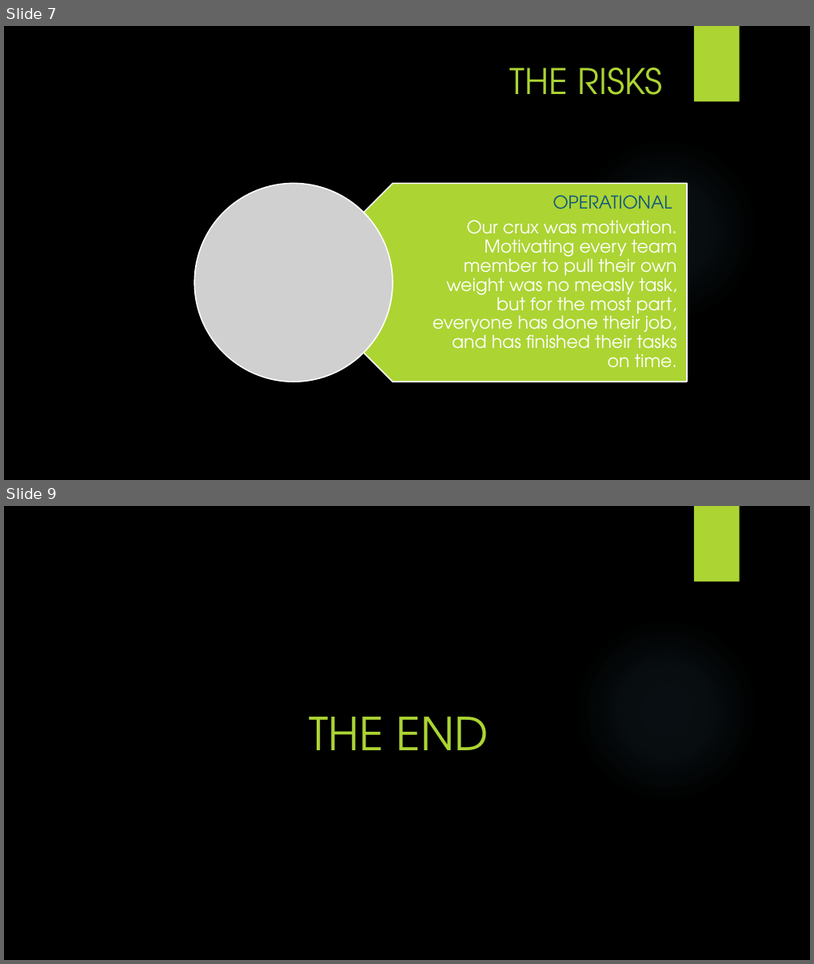
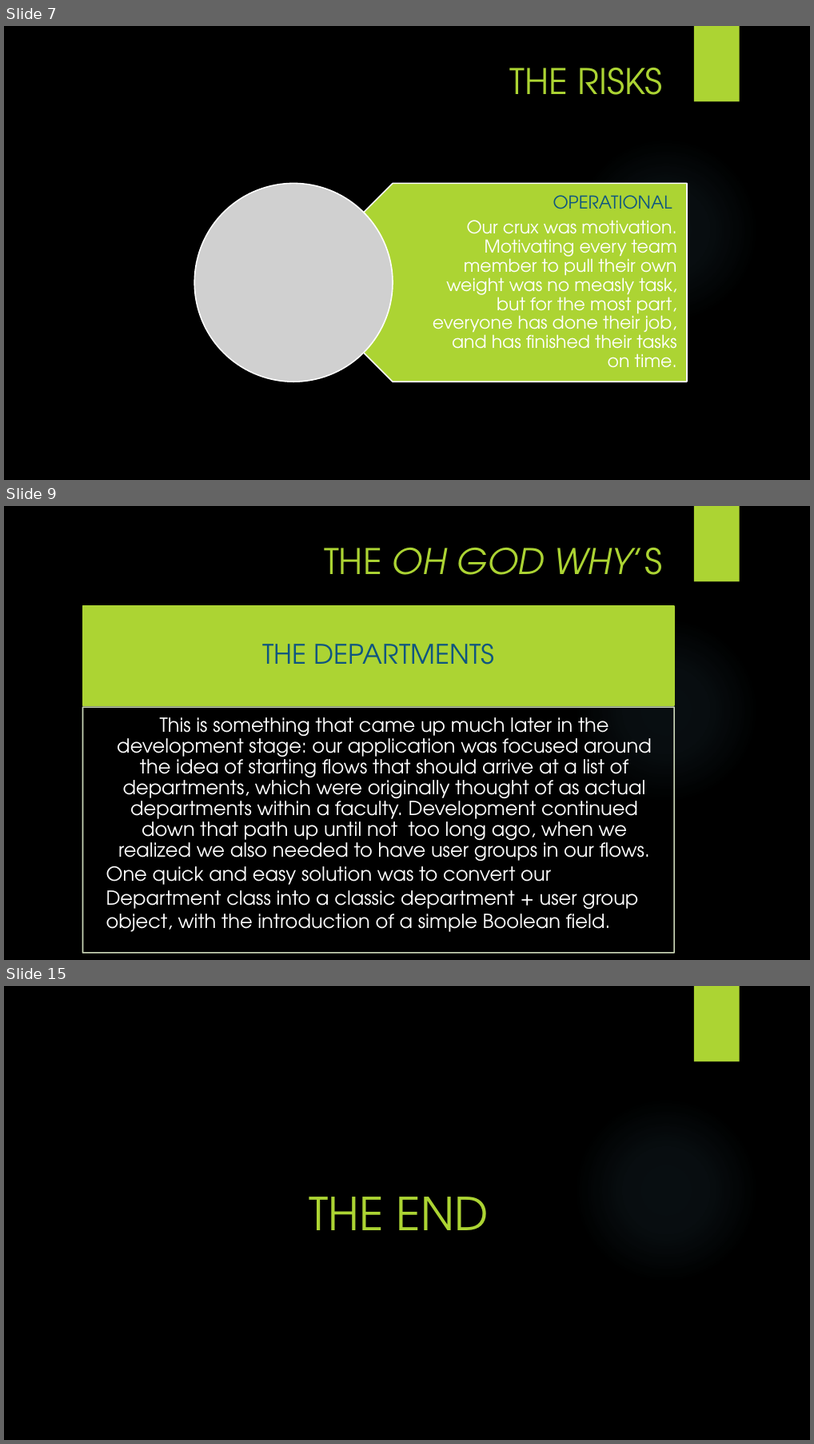
Before and after one commit to paladin952/cwmd, a slide deck: docs/documentation/CWMS.pptx. Shown one above the other, each under a label of ours: slides 7 and 9 before the commit, slides 7, 9 and 15 after it; the slides between them are not shown. The pictures are 814x964 and 814x1444 pixels, drawn with LibreOffice and Linux fonts; fonts in the diff are those of the drawing; grey boxes stand for pictures; background and template pictures are left out. Boxes give left, top, right and bottom in pixels: in the first picture for what was removed or moved away, otherwise in the second. Text is boxed around its words. In the diff, an @@ line names an element or a change of style, - is before the commit and + after.

```diff
--- a/docs/documentation/CWMS.pptx
+++ b/docs/documentation/CWMS.pptx
@@ slide 9 added at (x1=4, y1=506, x2=810, y2=960), background picture (left out); not listed: 2 template elements that a slide beside it also shows @@
@@ title added at (x1=324, y1=548, x2=662, y2=575), 42 pt, text #ACD433, italic @@
+THE OH GOD WHY’S
@@ group added at (x1=82, y1=607, x2=674, y2=952): 2 rectangles, 2 texts @@
+THE DEPARTMENTS
+  This is something that came up much later in the development stage: our application was focused around the idea of starting flows that should arrive at a list of departments, which were originally thought of as actual departments within a faculty. Development continued down that path up until not too long ago, when we realized we also needed to have user groups in our flows.
+    One quick and easy solution was to convert our
+    Department class into a classic department + user group
+    object, with the introduction of a simple Boolean field.
@@ what was slide 9 is now slide 15 @@
```
Also in this commit, not shown: 1 slide changed, 5 other slides added.
